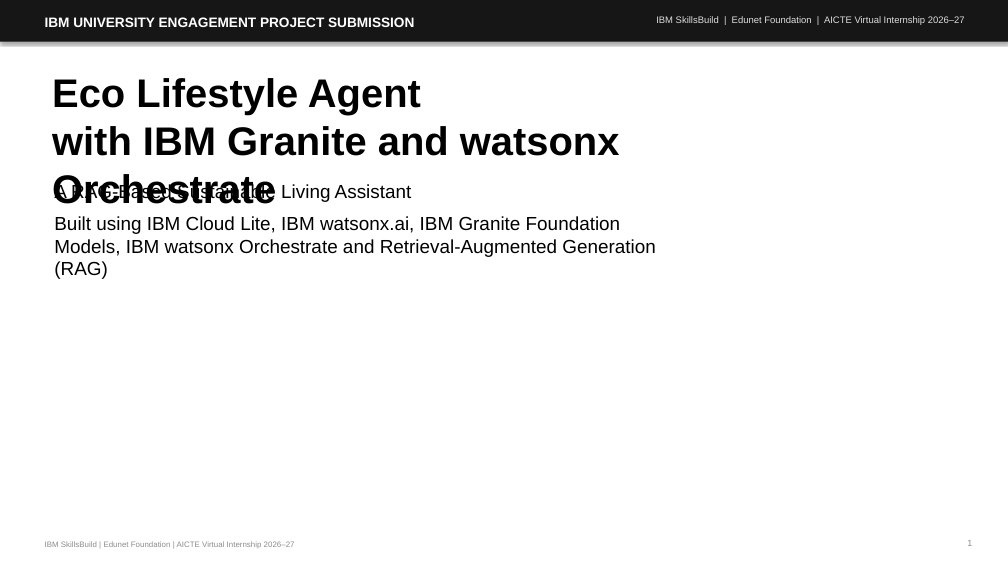
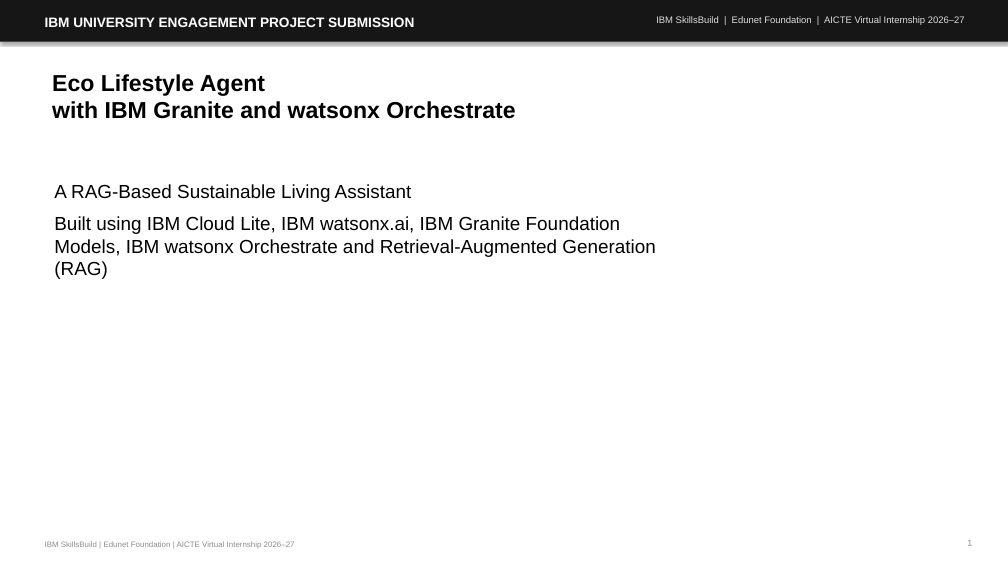
Before and after one commit to rishabh230707-afk/eco-lifestyle-agent, a slide deck: slide 1 of Updated_Project.pptx. Drawn at 1008x567 pixels with LibreOffice and Linux fonts; fonts in the diff are those of the drawing. Boxes give left, top, right and bottom in pixels: in the first picture for what was removed or moved away, otherwise in the second. Text is boxed around its words. In the diff, an @@ line names an element or a change of style, - is before the commit and + after.

Commit message:
Fix title overlap on cover slide (shrink font to fit 2 lines); revert bullet indent experiment

```diff
--- a/Updated_Project.pptx
+++ b/Updated_Project.pptx
@@ text "Eco Lifestyle Agent" at box(52, 74, 515, 119): size 38 to 22 pt @@
```
Also in this commit, not shown: 6 other slides changed.
